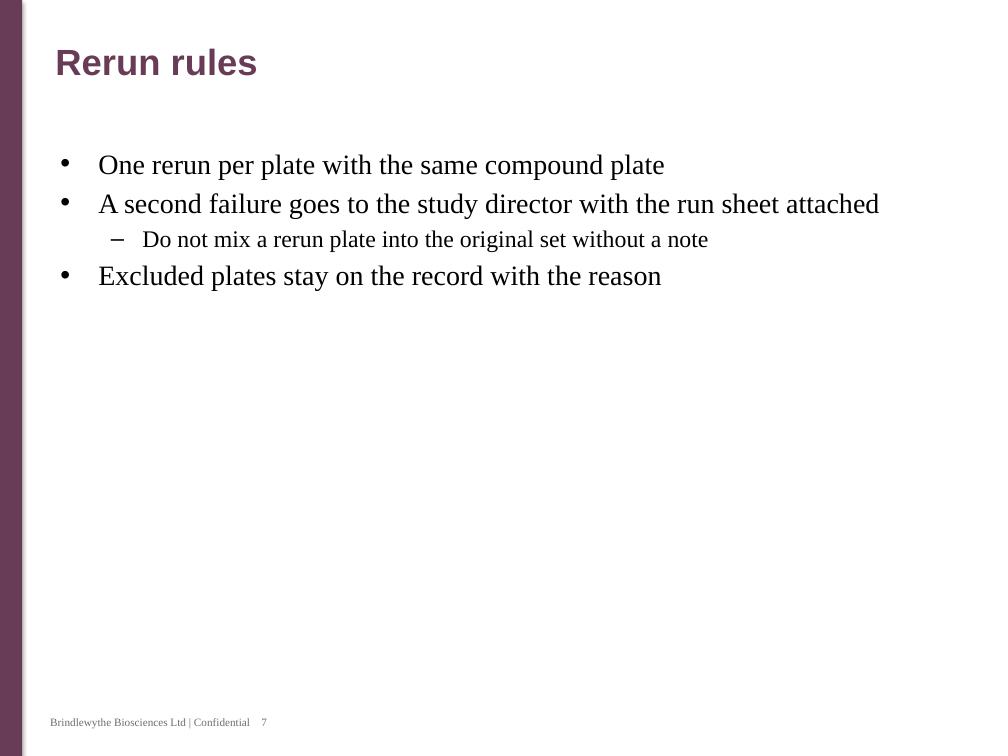
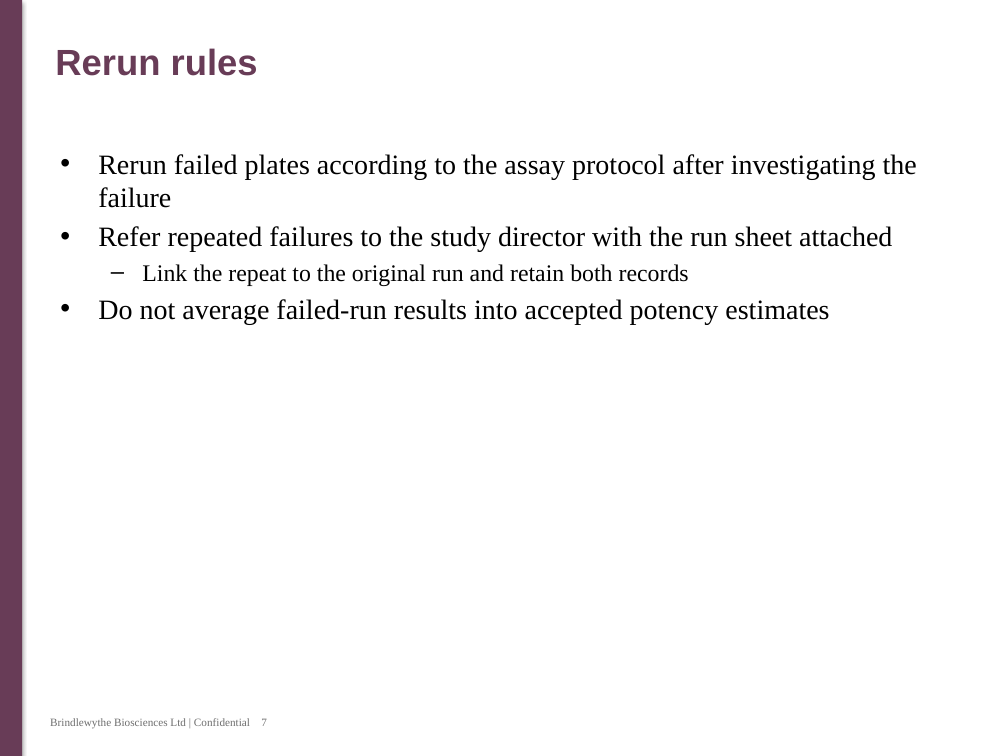
Before and after one commit to 60xAI/portco-mock-dataset, a slide deck: slide 7 of output/archive/Archive/Users/mellerscombe_old_laptop/Training/Plate_acceptance/Plate_acceptance_training_v2.pptx. Drawn at 1008x756 pixels with LibreOffice and Linux fonts; fonts in the diff are those of the drawing. Boxes give left, top, right and bottom in pixels: in the first picture for what was removed or moved away, otherwise in the second. Text is boxed around its words. In the diff, an @@ line names an element or a change of style, - is before the commit and + after.

```diff
--- a/output/archive/Archive/Users/mellerscombe_old_laptop/Training/Plate_acceptance/Plate_acceptance_training_v2.pptx
+++ b/output/archive/Archive/Users/mellerscombe_old_laptop/Training/Plate_acceptance/Plate_acceptance_training_v2.pptx
@@ text at [98,154,917,325]: text changed @@
-• One rerun per plate with the same compound plate
-• A second failure goes to the study director with the run sheet attached
-  – Do not mix a rerun plate into the original set without a note
-• Excluded plates stay on the record with the reason
+• Rerun failed plates according to the assay protocol after investigating the failure
+• Refer repeated failures to the study director with the run sheet attached
+  – Link the repeat to the original run and retain both records
+• Do not average failed-run results into accepted potency estimates
```
Also in this commit, not shown: 4 other slides changed, 1 other file.
